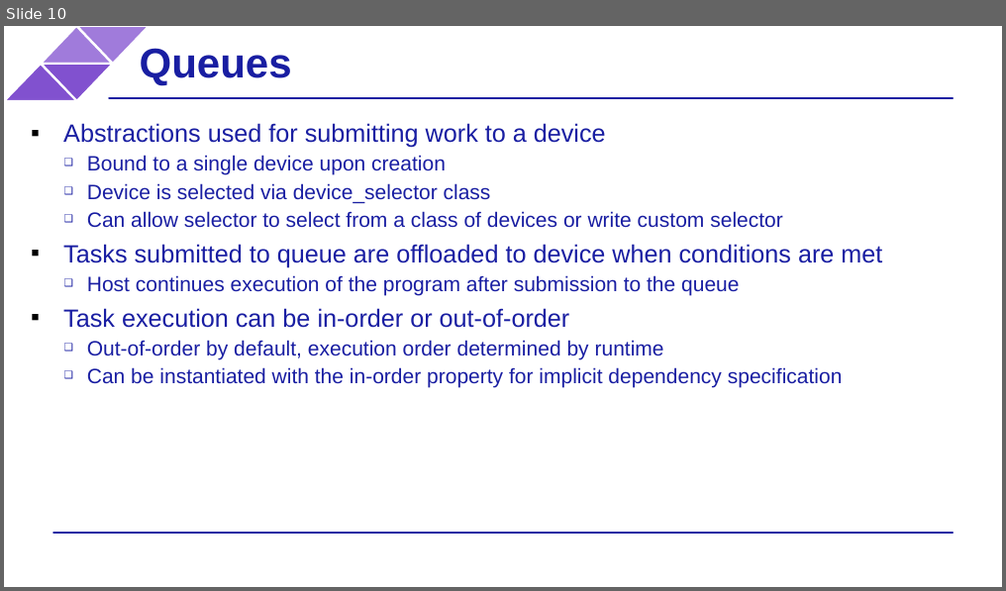
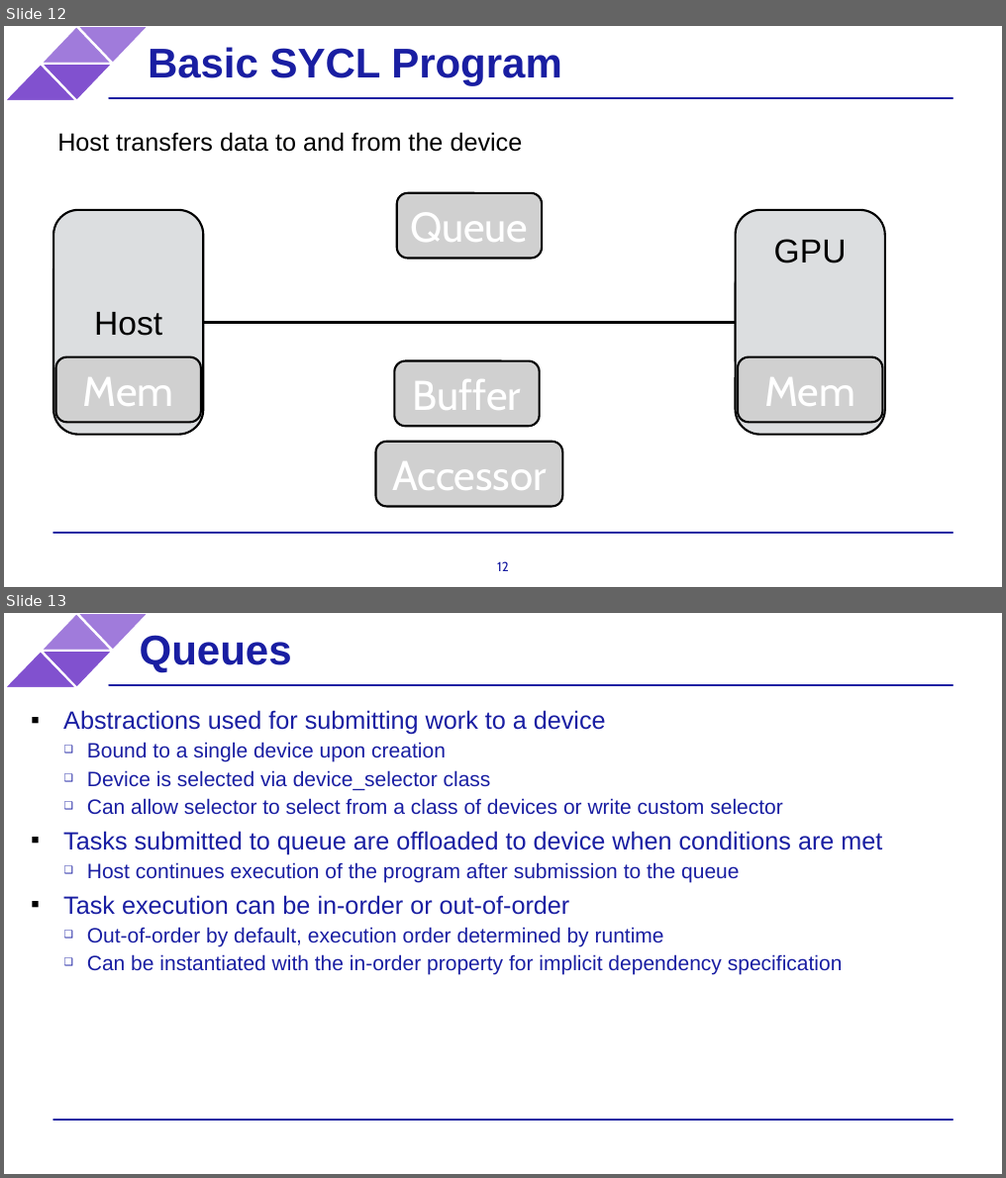
Before and after one commit to BenjaminMFindley/Reconfig-2-SYCL-DPCPP, a slide deck: Slides/SYCL intro.pptx. Shown one above the other, each under a label of ours: slide 10 before the commit, slides 12 and 13 after it. The pictures are 1006x591 and 1006x1178 pixels, drawn with LibreOffice and Linux fonts; fonts in the diff are those of the drawing; grey boxes stand for pictures; background and template pictures are left out. Boxes give left, top, right and bottom in pixels: in the first picture for what was removed or moved away, otherwise in the second. Text is boxed around its words. In the diff, an @@ line names an element or a change of style, - is before the commit and + after.

```diff
--- a/Slides/SYCL intro.pptx
+++ b/Slides/SYCL intro.pptx
@@ slide 12 added at (4, 26, 1002, 587), background #FFFFFF; not listed: 6 template elements that a slide beside it also shows @@
@@ title added at (148, 47, 562, 86), 40 pt, text #191EA2, bold @@
+Basic SYCL Program
@@ text added at (57, 132, 523, 152), 24 pt, text #000000 @@
+Host transfers data to and from the device
@@ picture added at (397, 193, 543, 258), 40 pt, text #FFFFFF @@
+Queue
@@ rounded rectangle added at (54, 210, 203, 435), fill #DCDEE0, outline #000000 2 pt @@
@@ rounded rectangle added at (736, 210, 885, 435), fill #DCDEE0, outline #000000 2 pt @@
@@ text added at (774, 239, 846, 264), 32 pt, text #000000 @@
+GPU
@@ rounded rectangle added at (736, 267, 885, 378), fill #DCDEE0, outline #000000 2 pt @@
@@ text added at (94, 312, 162, 336), 32 pt, text #000000 @@
+Host
@@ line added from (203, 322) to (736, 322), #000000 3 pt @@
@@ text added at (736, 297, 885, 347), 32 pt, text #000000 @@
+GPU
@@ picture added at (55, 358, 201, 423), 40 pt, text #FFFFFF @@
+Mem
@@ picture added at (395, 362, 540, 427), 40 pt, text #FFFFFF @@
+Buffer
@@ picture added at (738, 358, 883, 423), 40 pt, text #FFFFFF @@
+Mem
@@ picture added at (376, 442, 563, 506), 40 pt, text #FFFFFF @@
+Accessor
@@ page number added at (497, 562, 509, 571), 12.7 pt, text #191EA2 @@
+12
@@ what was slide 10 is now slide 13 @@
```
Also in this commit, not shown: 2 slides changed, 2 other slides added.
